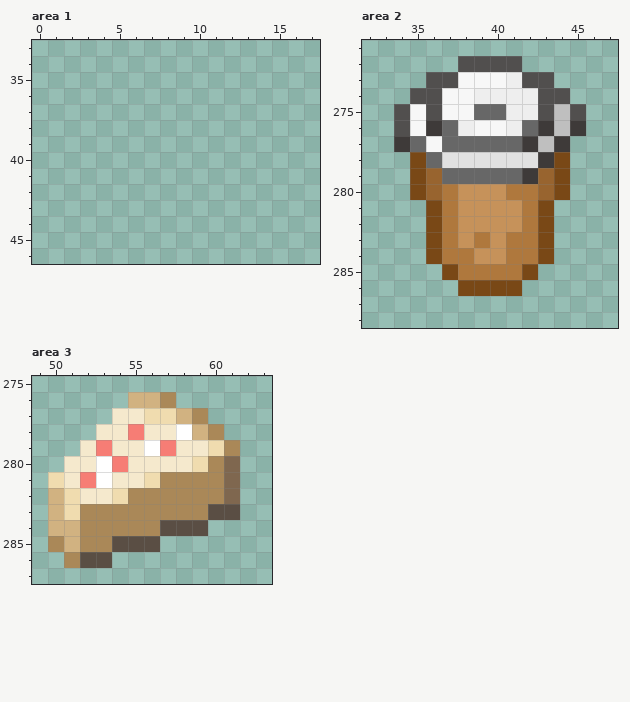
Pixel-art file: src/Sprites_16.aseprite. Above: the version before the commit.
320x320 pixels, 1 frame. Colours within 5 levels of each other are drawn and written as one. Shown: area 1: x 0..17, y 33..46; area 2: x 32..47, y 271..288; area 3: x 49..63, y 275..287. The old version is drawn lined up with the new one. The commit also changed other parts of the picture, which this record leaves out.
The same view after the edit:
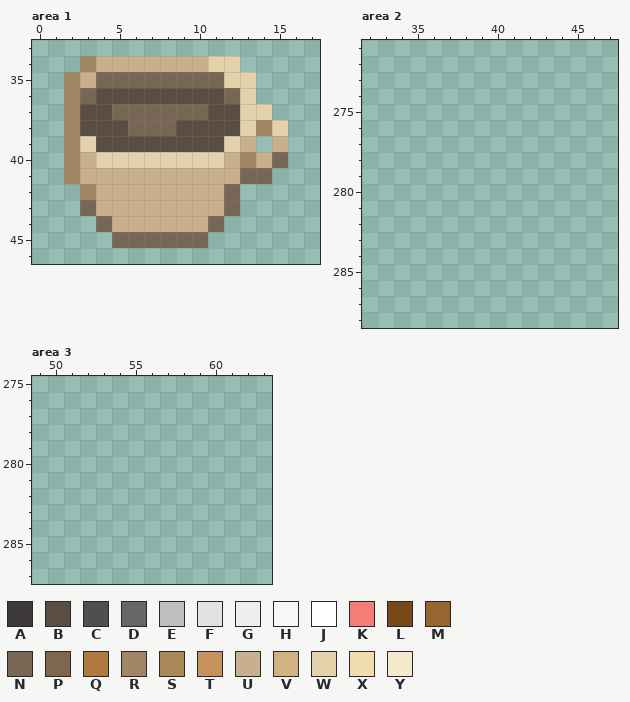
Palette (. is transparent): A #3e3a39  B #5a4e44  C #514f4e  D #676767  E #bfbfbf  F #e1e1e1  G #eeeeee  H #f7f7f7  J #ffffff  K #f67d75  L #794816  M #98642f  N #796755  P #7f674f  Q #af783d  R #a08662  S #aa8858  T #c6925a  U #c7b08b  V #d1b281  W #e4d2aa  X #f0dcaf  Y #f5e9cd
From old to new:
whole drawing moved by +0,+272 (the old picture is shown already moved)
Changed rows in their new state; - is an unchanged pixel.
Area 1:
first column x 2:
34 -RUUUUUUUWW---
35 RUNNNNNNNNWW--
36 RNBBBBBBBBNW--
37 RBBNNNNNNBBWW-
38 RBBBNNNBBBBWRW
39 RWBBBBBBBBWU-U
40 RUWWWWWWWWURUN
41 RUUUUUUUUUUNN-
42 -RUUUUUUUUN---
43 -NUUUUUUUUN---
44 --NUUUUUUN----
45 ---NNNNNN-----
Area 2:
first column x 34:
272 ----....----
273 --........--
274 -..........-
275 ............
276 ............
277 ...........-
278 -..........-
279 -..........-
280 -..........-
281 --........--
282 --........--
283 --........--
284 --........--
285 ---......---
286 ----....----
Area 3:
first column x 50:
276 -----...----
277 ----......--
278 ---........-
279 --..........
280 -...........
281 ............
282 ............
283 ............
284 ..........--
285 .......-----
286 -...--------
Where, in picture pixels (left, top, right, bottom), the same in both pictures:
added: (64, 56, 288, 248)
erased: (394, 56, 586, 296)
erased: (48, 392, 240, 568)
